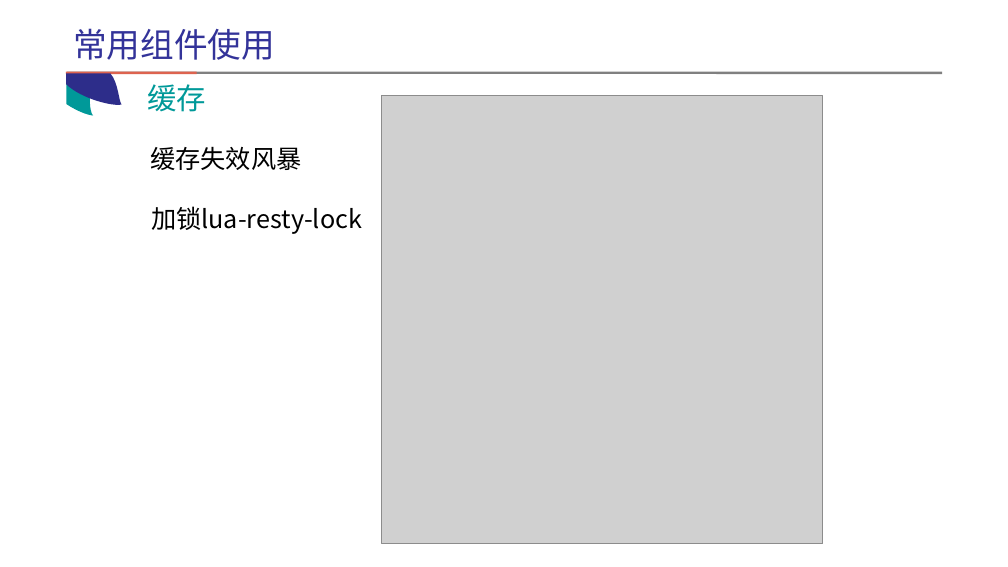
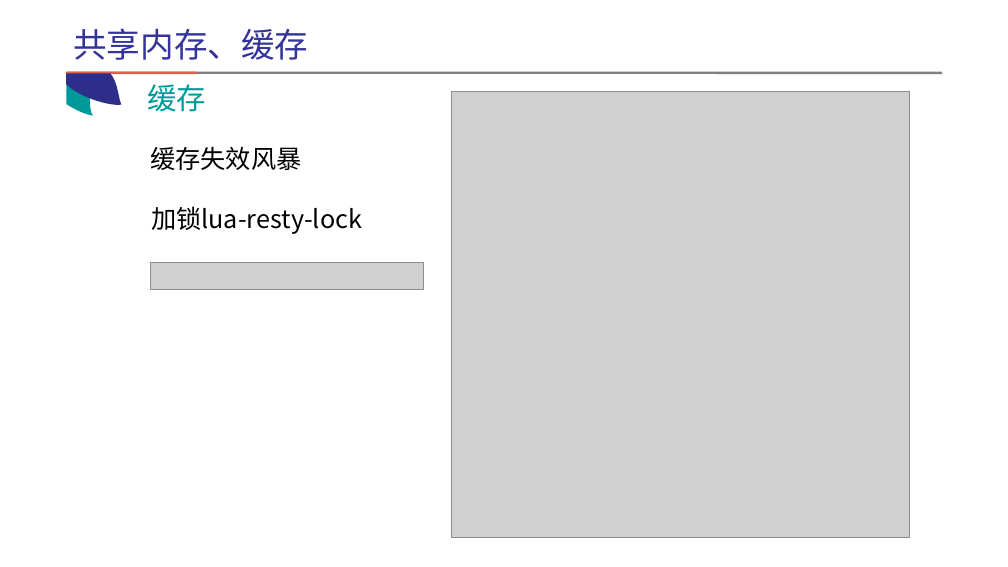
Before and after one commit to coder-zhuyu/OpenResty-share, a slide deck: slide 30 of openresty-share.pptx (slide 21 before the commit). Drawn at 1008x567 pixels with LibreOffice and Linux fonts; fonts in the diff are those of the drawing; grey boxes stand for pictures. Boxes give left, top, right and bottom in pixels: in the first picture for what was removed or moved away, otherwise in the second. Text is boxed around its words. In the diff, an @@ line names an element or a change of style, - is before the commit and + after.

```diff
--- a/openresty-share.pptx
+++ b/openresty-share.pptx
@@ text at [73, 28, 308, 60]: text changed @@
-常用组件使用
+共享内存、缓存
@@ picture: place and size @@
-picture at [382, 96, 823, 544]
+picture at [451, 91, 910, 538]
@@ picture added at [150, 262, 423, 289] @@
```
Also in this commit, not shown: 12 other slides changed, 10 slides added, 14 other files.
